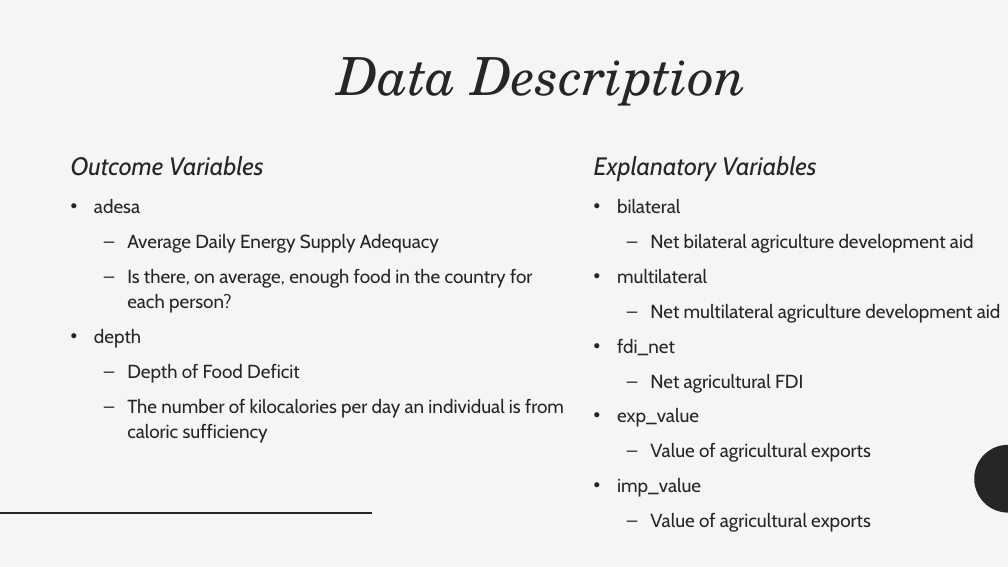
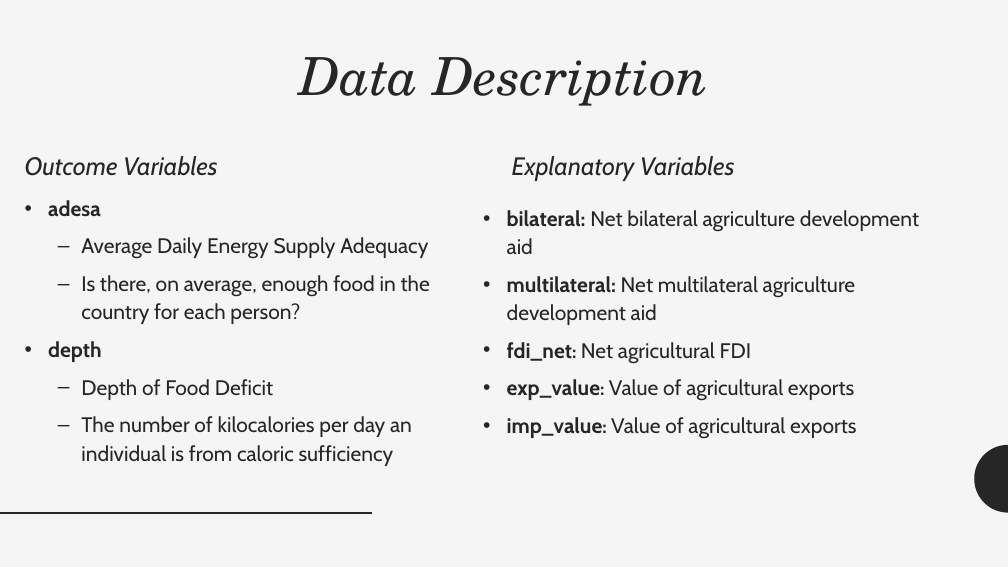
Before and after one commit to bryceleary/DSIFinal, a slide deck: slide 5 of Docs/dsifinal-presensation.pptx. Drawn at 1008x567 pixels with LibreOffice and Linux fonts; fonts in the diff are those of the drawing. Boxes give left, top, right and bottom in pixels: in the first picture for what was removed or moved away, otherwise in the second. Text is boxed around its words. In the diff, an @@ line names an element or a change of style, - is before the commit and + after.

Commit message:
final presentation edits

```diff
--- a/Docs/dsifinal-presensation.pptx
+++ b/Docs/dsifinal-presensation.pptx
@@ title "Data Description": place and size @@
-title "Data Description" at (338, 57, 747, 106)
+title "Data Description" at (299, 57, 708, 106)
@@ title "Data Description" at (299, 57, 708, 106): alignment right to centre @@
@@ text "Outcome Variables": place and size @@
-text "Outcome Variables" at (71, 156, 263, 176)
+text "Outcome Variables" at (25, 156, 217, 176)
@@ text "Explanatory Variables": place and size @@
-text "Explanatory Variables" at (594, 156, 817, 181)
+text "Explanatory Variables" at (512, 156, 735, 181)
@@ text "adesa": place and size @@
-text "adesa" at (94, 199, 564, 443)
+text "adesa" at (48, 200, 430, 466)
@@ text "adesa" at (48, 200, 430, 466): size 18 to 20 pt; bold on in "adesa", "depth" @@
@@ text at (507, 210, 919, 439): text changed; size 18 to 20 pt @@
-• bilateral
-  – Net bilateral agriculture development aid
-• multilateral
-  – Net multilateral agriculture development aid
-• fdi_net
-  – Net agricultural FDI
-• exp_value
-  – Value of agricultural exports
-• imp_value
-  – Value of agricultural exports
+• bilateral: Net bilateral agriculture development aid
+• multilateral: Net multilateral agriculture development aid
+• fdi_net: Net agricultural FDI
+• exp_value: Value of agricultural exports
+• imp_value: Value of agricultural exports
```
Also in this commit, not shown: 6 other slides changed.
